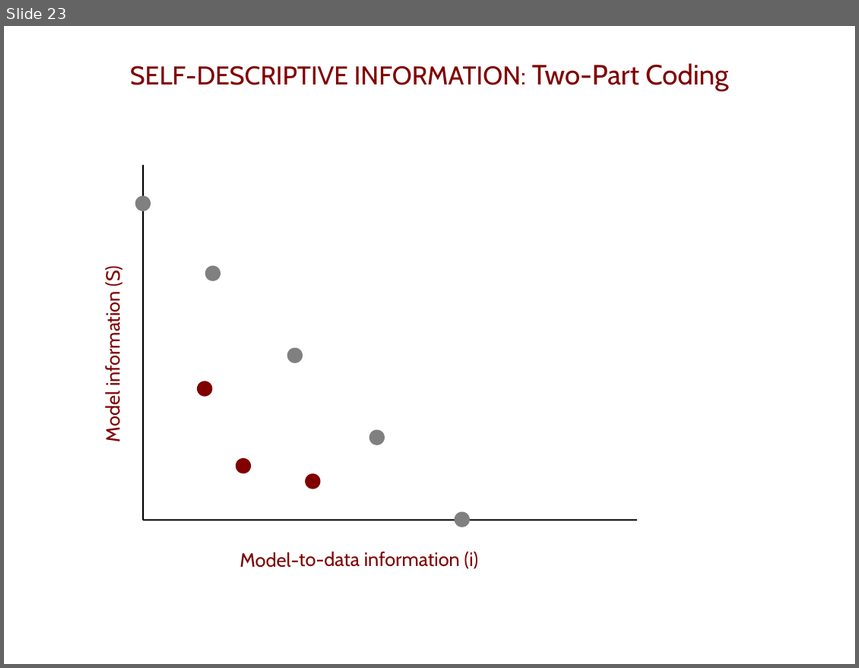
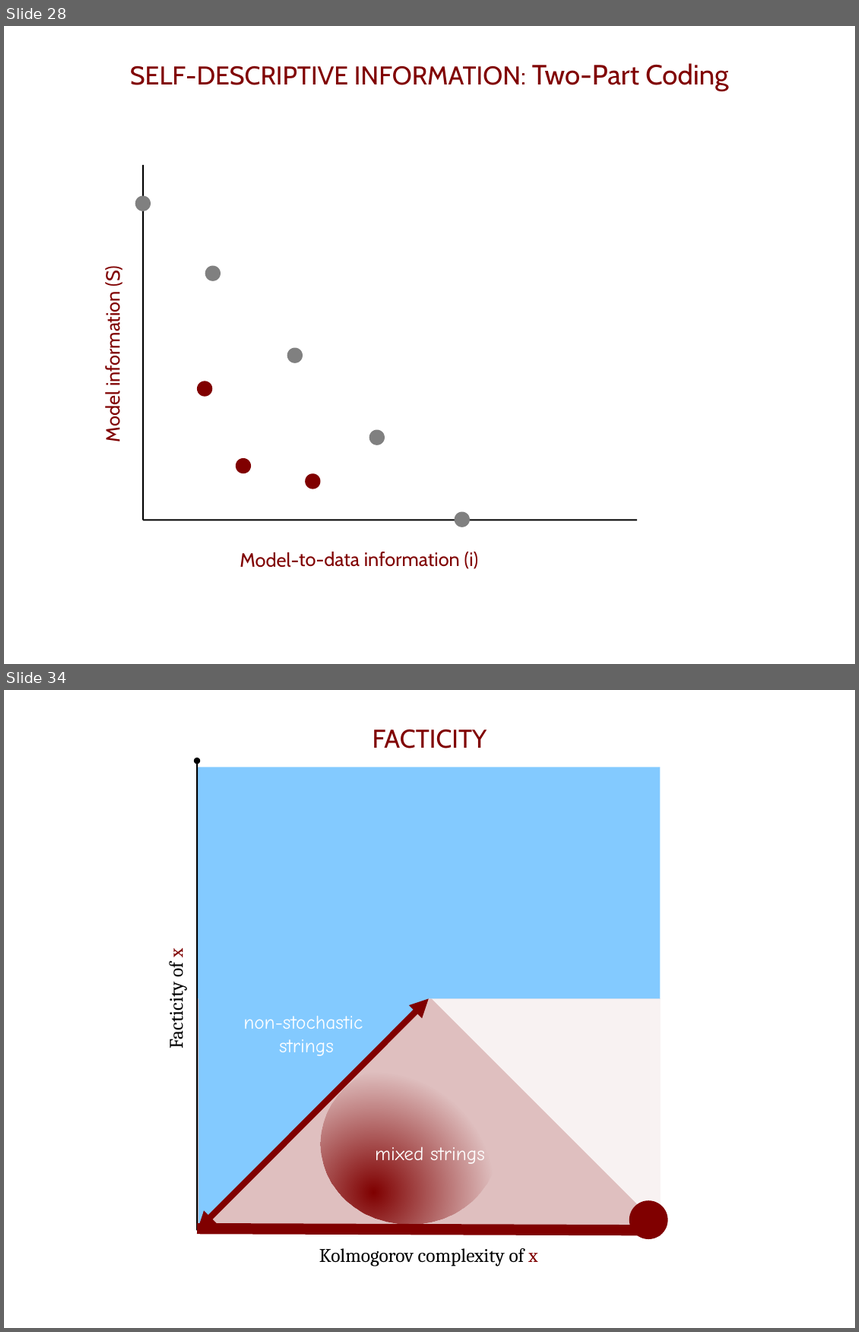
Before and after one commit to pbloem/Publications, a slide deck: admin/pres2.odp. Shown one above the other, each under a label of ours: slide 23 before the commit, slides 28 and 34 after it; the slides between them are not shown. The pictures are 859x668 and 859x1332 pixels, drawn with LibreOffice and Linux fonts; fonts in the diff are those of the drawing. Boxes give left, top, right and bottom in pixels: in the first picture for what was removed or moved away, otherwise in the second. Text is boxed around its words. In the diff, an @@ line names an element or a change of style, - is before the commit and + after.

```diff
--- a/admin/pres2.odp
+++ b/admin/pres2.odp
@@ slide 34 added at [4,690,855,1328], background #FFFFFF @@
@@ title added at [373,729,487,749], 24 pt, text #800000 @@
+FACTICITY
@@ rectangle added at [197,768,661,999], fill #83CAFF @@
@@ right triangle added at [199,768,661,1229], fill #83CAFF @@
@@ group added at [163,761,661,1267]: 2 arrows, 2 texts @@
+Kolmogorov complexity of x
+Facticity of x
@@ rectangle added at [197,999,661,1230], fill #800000 at 25% opacity @@
@@ double arrow added from (197, 1230) to (429, 999), #800000 5.75 pt @@
@@ right triangle added at [432,999,662,1229], fill #FFFFFF at 80% opacity @@
@@ text added at [243,1016,363,1056], 18 pt, text #FFFFFF @@
+non-stochastic
+strings
@@ ellipse added at [321,1063,498,1225], fill gradient #800000 @@
@@ text added at [375,1147,485,1167], 18 pt, text #FFFFFF @@
+mixed strings
@@ ellipse added at [629,1201,668,1240], fill #800000 @@
@@ line added from (197, 1229) to (661, 1230), #800000 10.09 pt @@
@@ what was slide 23 is now slide 28 @@
```
Also in this commit, not shown: 17 slides changed, 13 other slides added, 1 slide removed.
